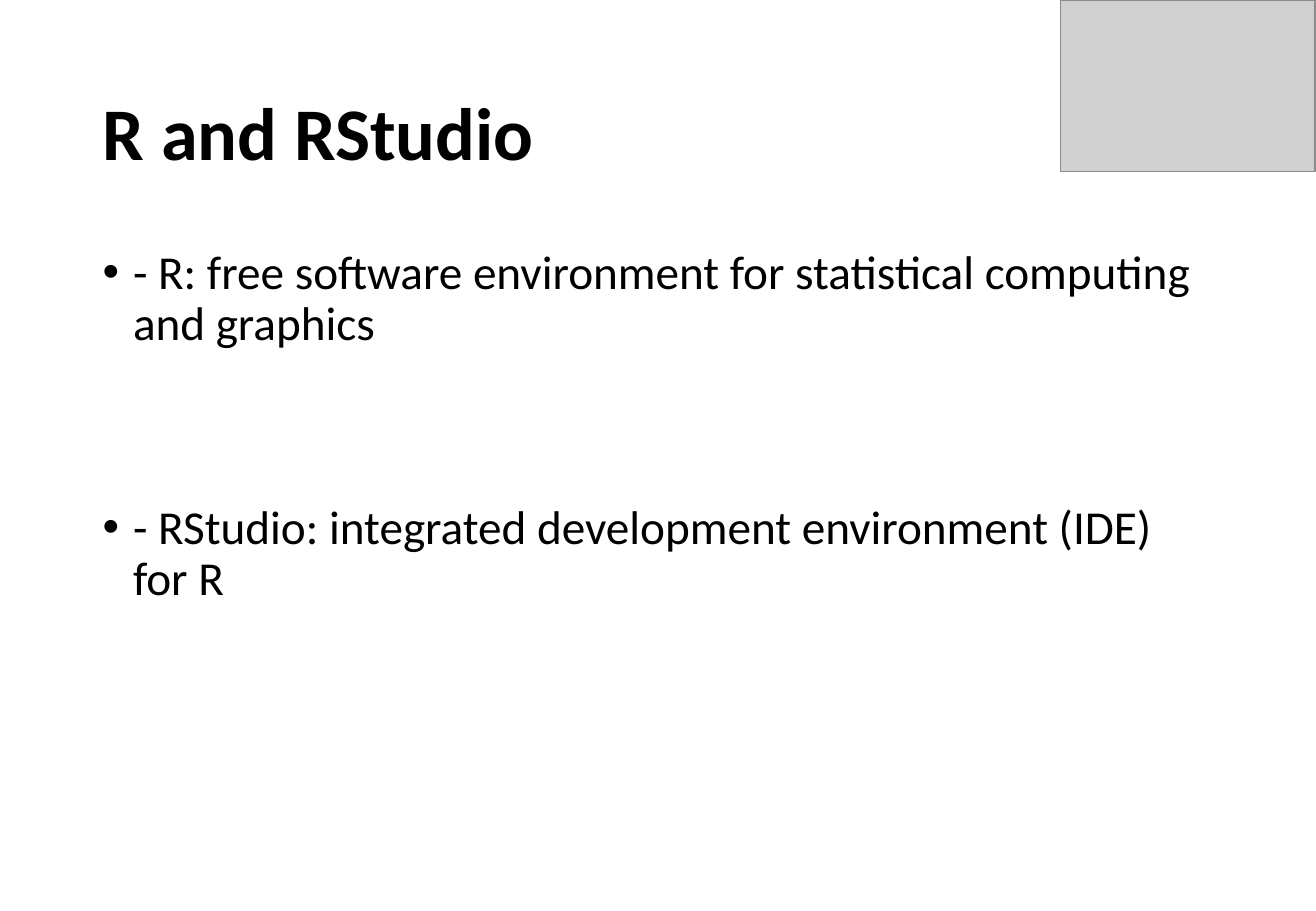
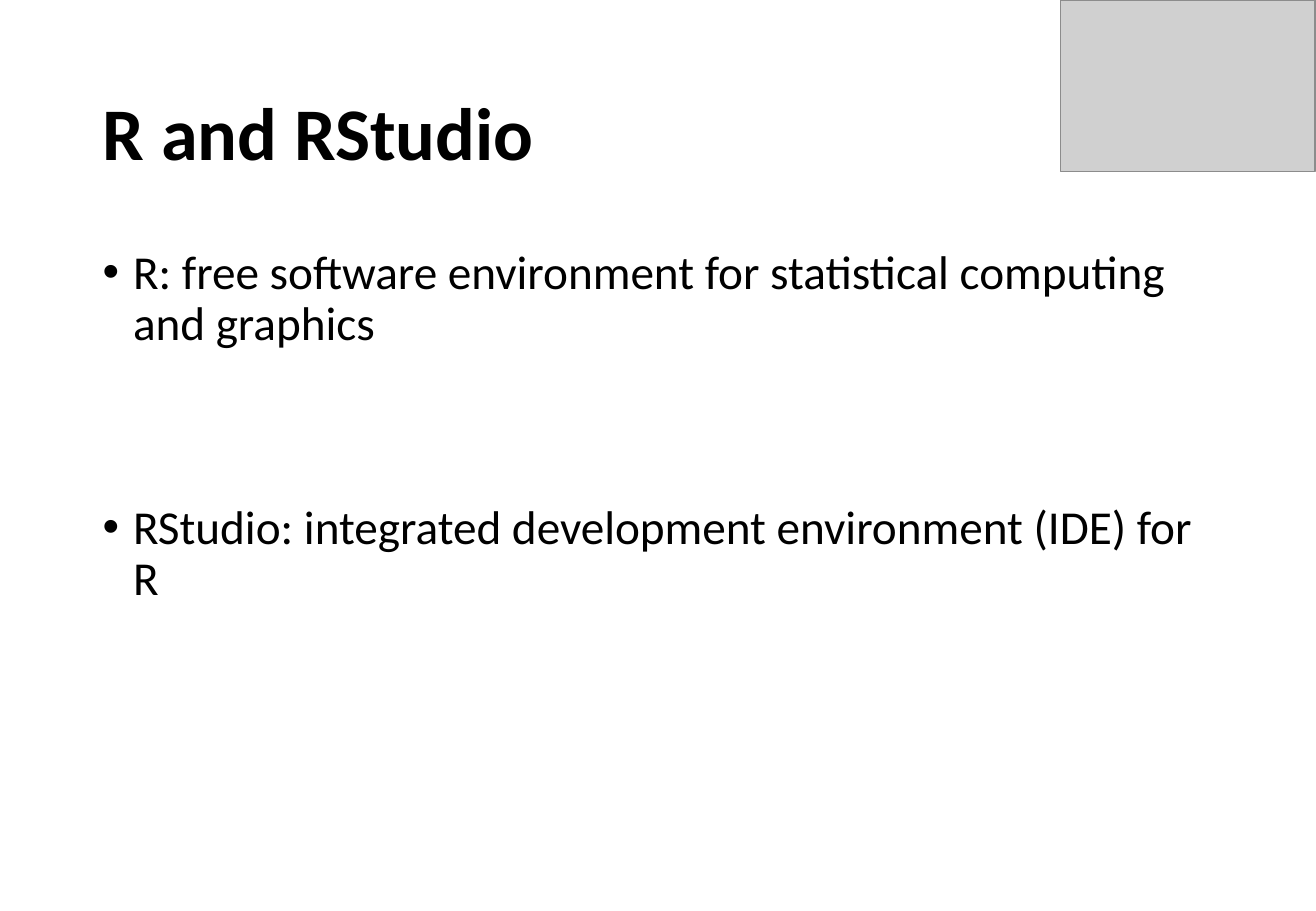
Before and after one commit to ramsyagha/tutorials, a slide deck: slide 10 of Lectures/1_Introduction to R.pptx (slide 9 before the commit). Drawn at 1316x911 pixels with LibreOffice and Linux fonts; fonts in the diff are those of the drawing; grey boxes stand for pictures. Boxes give left, top, right and bottom in pixels: in the first picture for what was removed or moved away, otherwise in the second. Text is boxed around its words. In the diff, an @@ line names an element or a change of style, - is before the commit and + after.

```diff
--- a/Lectures/1_Introduction to R.pptx
+++ b/Lectures/1_Introduction to R.pptx
@@ text at (133,256,1192,595): text changed @@
-• - R: free software environment for statistical computing and graphics
-• - RStudio: integrated development environment (IDE) for R
+• R: free software environment for statistical computing and graphics
+• RStudio: integrated development environment (IDE) for R
```
Also in this commit, not shown: 25 other slides changed, 15 slides added, 1 slide removed.
